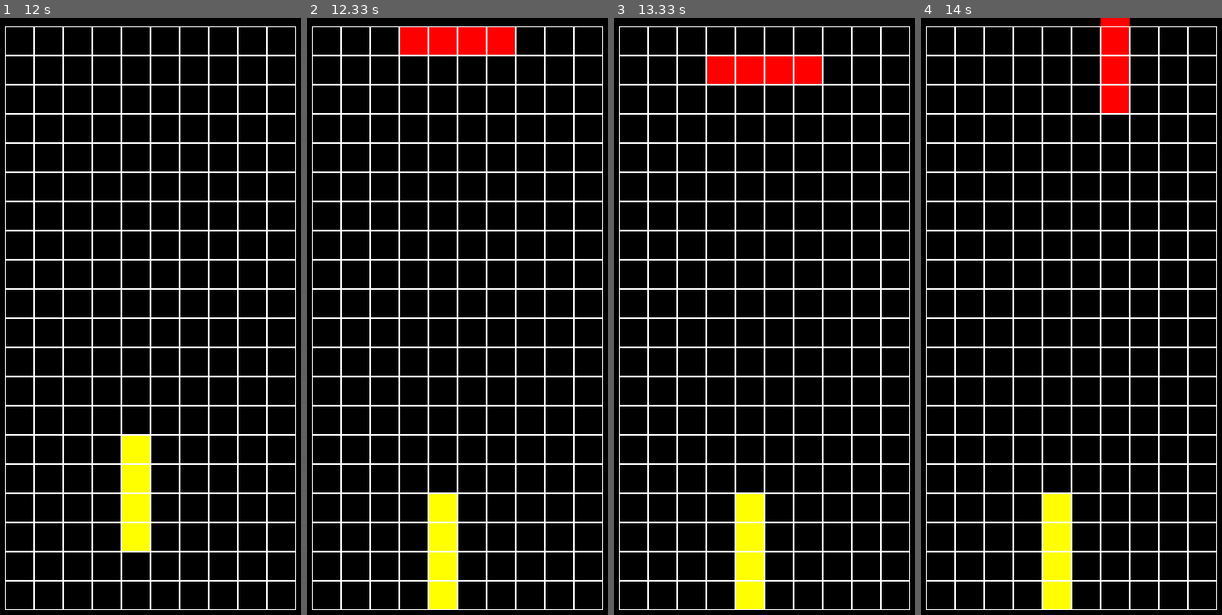
Above: before the commit, frames 1-4 (left to right).
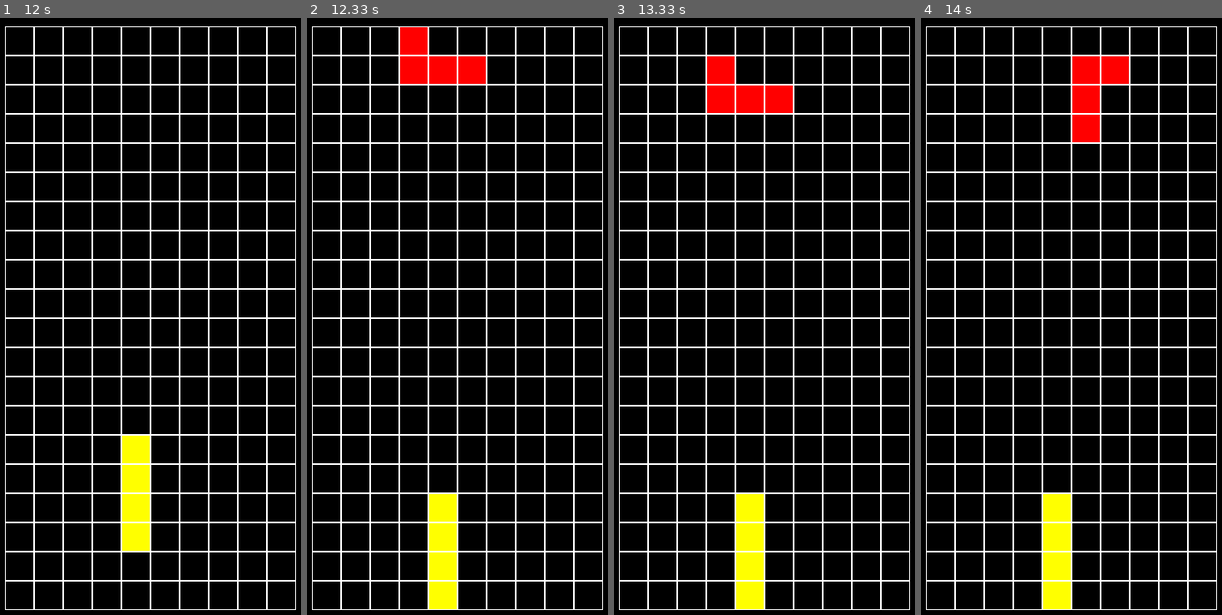
Above: after the commit, the same moments.

Repository: Veter-ok/pygame-tetris
Game: pygame game, started from main.py
The game is run twice, just before and just after one commit, with the same random seed, the same clock (stepped at 60 frames per second) and the same inputs.
Inputs:
- Up to frame 1 (12 s): hold Left 0.33-0.87 s; hold Down 0.9-1.2 s; hold Left 1.23-1.63 s; hold Up 1.67-2.03 s; hold Right 2.07-2.7 s; hold Down 2.73-3.1 s; hold Left 3.13-3.6 s; hold Right 3.63-4.1 s; hold Up 4.13-4.43 s; hold Right 4.47-4.93 s; hold Left 4.97-5.5 s; hold Down 5.53-5.83 s; hold Left 5.87-6.27 s; hold Up 6.3-6.67 s; hold Right 6.7-7.33 s; hold Down 7.37-7.73 s; hold Left 7.77-8.23 s; hold Right 8.27-8.73 s; hold Up 8.77-9.07 s; hold Right 9.1-9.57 s; hold Left 9.6-10.13 s; hold Down 10.17-10.47 s; hold Left 10.5-10.9 s; hold Up 10.93-11.3 s; hold Right 11.33-11.97 s
- Up to frame 2 (12.33 s): hold Down from 12 s (still down)
- Up to frame 3 (13.33 s): release Down at 12.37 s; hold Left 12.4-12.87 s; hold Right from 12.9 s (still down)
- Up to frame 4 (14 s): release Right at 13.37 s; hold Up 13.4-13.7 s; hold Right from 13.73 s (still down)

Frame 1 is identical in both runs. In frame 2, 2.5% of the frame differs, in the area x 30-70%, y 1-12%; in frame 3, 2.5%; in frame 4, 2.2%.

Commit message:
Fix bugs. Add new block

Diff:
--- a/blocks.py
+++ b/blocks.py
@@ -28,13 +28,13 @@
 	return rightx
 
 class MainBlock():
-	def __init__(self, color):
+	def __init__(self, color:str | tuple):
 		self.color = color
 
-	def get_positions(self):
+	def get_positions(self) -> list:
 		return self.positions
 
-	def get_color(self):
+	def get_color(self) -> str | tuple:
 		return self.color
 
 	def render(self, screen):
@@ -42,7 +42,7 @@
 			pos = boardPosToPixels(position)
 			pygame.draw.rect(screen, self.color, (pos[0], pos[1], CELL_SIZE, CELL_SIZE))
 
-	def move(self, pos):
+	def move(self, pos:tuple):
 		if pos == "RIGHT" and rightX(self.positions) + 1 < WIDTH:
 			for index in range(len(self.positions)):
 				x, y = self.positions[index]
@@ -62,14 +62,15 @@
 				x, y = self.positions[index]
 				self.positions[index] = (x, y + 1)
 
-	def isFall(self, y):
-		if minY(self.positions) == y:
-			return True
+	def isFall(self, all_y:list) -> bool:
+		for index, pos in enumerate(self.positions):
+			if all_y[index] == pos[1]:
+				return True
 		return False
 
 
 class Cube(MainBlock):
-	def __init__(self, color):
+	def __init__(self, color:str):
 		super().__init__(color)
 		self.positions = [(3, 0), (4, 0), (3, 1), (4, 1)]
 
@@ -78,7 +79,7 @@
 
 
 class Rectangle(MainBlock):
-	def __init__(self, color):
+	def __init__(self, color:str):
 		super().__init__(color)
 		self.positions = [(3, 0), (4, 0), (5, 0), (6, 0)]
 		self.direction = 1
@@ -134,4 +135,48 @@
 				self.positions[2] = [x + 1, y]
 				self.positions[3] = [x + 2, y]
 			self.direction = 1
-		# print("---->", self.positions)
+
+
+class L_Block(MainBlock):
+	def __init__(self, color: str):
+		super().__init__(color)
+		self.positions = [(3, 0), (3, 1), (4, 1), (5, 1)]
+		self.direction = 1
+
+	def rotate(self):
+		if self.direction == 1:
+			x, y = self.positions[2]
+			self.positions[0] = [x + 1, y - 1]
+			self.positions[1] = [x, y - 1]
+			self.positions[3] = [x, y + 1]
+			self.direction = 2
+		elif self.direction == 2:
+			x, y = self.positions[2]
+			if x == 0:
+				self.positions[0] = [x + 2, y + 1]
+				self.positions[1] = [x + 2, y]
+				self.positions[2] = [x + 1, y]
+				self.positions[3] = [x, y]
+			else:
+				self.positions[0] = [x + 1, y + 1]
+				self.positions[1] = [x + 1, y]
+				self.positions[3] = [x - 1, y]
+			self.direction = 3
+		elif self.direction == 3:
+			x, y = self.positions[2]
+			self.positions[0] = [x - 1, y + 1]
+			self.positions[1] = [x, y + 1]
+			self.positions[3] = [x, y - 1]
+			self.direction = 4
+		elif self.direction == 4:
+			x, y = self.positions[2]
+			if x == WIDTH - 1:
+				self.positions[0] = [x - 2, y - 1]
+				self.positions[1] = [x - 2, y]
+				self.positions[2] = [x - 1, y]
+				self.positions[3] = [x, y]
+			else:
+				self.positions[0] = [x - 1, y - 1]
+				self.positions[1] = [x - 1, y]
+				self.positions[3] = [x + 1, y]
+			self.direction = 1
--- a/board.py
+++ b/board.py
@@ -8,7 +8,7 @@
 
 
 class Board():
-	def __init__(self, width, height):
+	def __init__(self, width:int, height:int):
 		self.width = width
 		self.height = height
 		self.board = [[0] * width for _ in range(height)]
@@ -18,12 +18,12 @@
 		self.top = MARGIN_TOP
 		self.cell_size = CELL_SIZE
 
-	def set_view(self, left, top, cell_size):
+	def set_view(self, left:int, top:int, cell_size:int):
 		self.left = left
 		self.top = top
 		self.cell_size = cell_size
 
-	def get_cell(self, mouse_pos):
+	def get_cell(self, mouse_pos:tuple) -> None | type:
 		x, y = mouse_pos
 		x -= self.left
 		y -= self.top
@@ -55,22 +55,24 @@
 				index -= 1
 
 
-	def add_block(self, postions, color):
+	def add_block(self, postions:tuple, color:tuple | str):
 		for postion in postions:
 			x, y = postion
 			self.board[y][x] = 1
 			self.board_colors[y][x] = color
 
-	def minPoint(self, postions):
+	def minPoints(self, postions: list[tuple]) -> list[int]:
 		min_points = []
-		for y in range(self.height):
-			for pos in postions:
-				if self.board[y][pos[0]] == 1:
-					min_points.append(y)
-		if len(min_points) == 0:
-			return self.height - 1
-		return min(min_points) - 1
+		for postion in postions:
+			x, y = postion
+			for new_y in range(y, self.height):
+				if self.board[new_y][x] == 1:
+					min_points.append(new_y - 1)
+					break
+				if new_y == self.height - 1:
+					min_points.append(new_y)
+		return min_points
 
-	def fill_cell(self, screen, pos, color):
+	def fill_cell(self, screen, pos:type, color:str | tuple):
 		pos = boardPosToPixels(pos)
 		pygame.draw.rect(screen, color, (pos[0], pos[1], CELL_SIZE, CELL_SIZE))
--- a/main.py
+++ b/main.py
@@ -1,7 +1,7 @@
 import pygame
 from random import choice
 from board import Board
-from blocks import Cube, Rectangle
+from blocks import Cube, Rectangle, L_Block
 
 class TimeChecker():
 	def __init__(self):
@@ -18,7 +18,7 @@
 
 if __name__ == '__main__':
 	colors = ["red", "green", "yellow"]
-	blocks = [Cube, Rectangle]
+	blocks = [Cube, Rectangle, L_Block]
 	block = choice(blocks)(choice(colors))
 	pygame.init()
 	screen = pygame.display.set_mode((450, 720))
@@ -44,7 +44,7 @@
 		if speedChecker.check_time(tick):
 			block.fall()
 		block_positions = block.get_positions()
-		if block.isFall(board.minPoint(block_positions)):
+		if block.isFall(board.minPoints(block_positions)):
 			board.add_block(block_positions, block.get_color())
 			block = choice(blocks)(choice(colors))
 			board.update()
